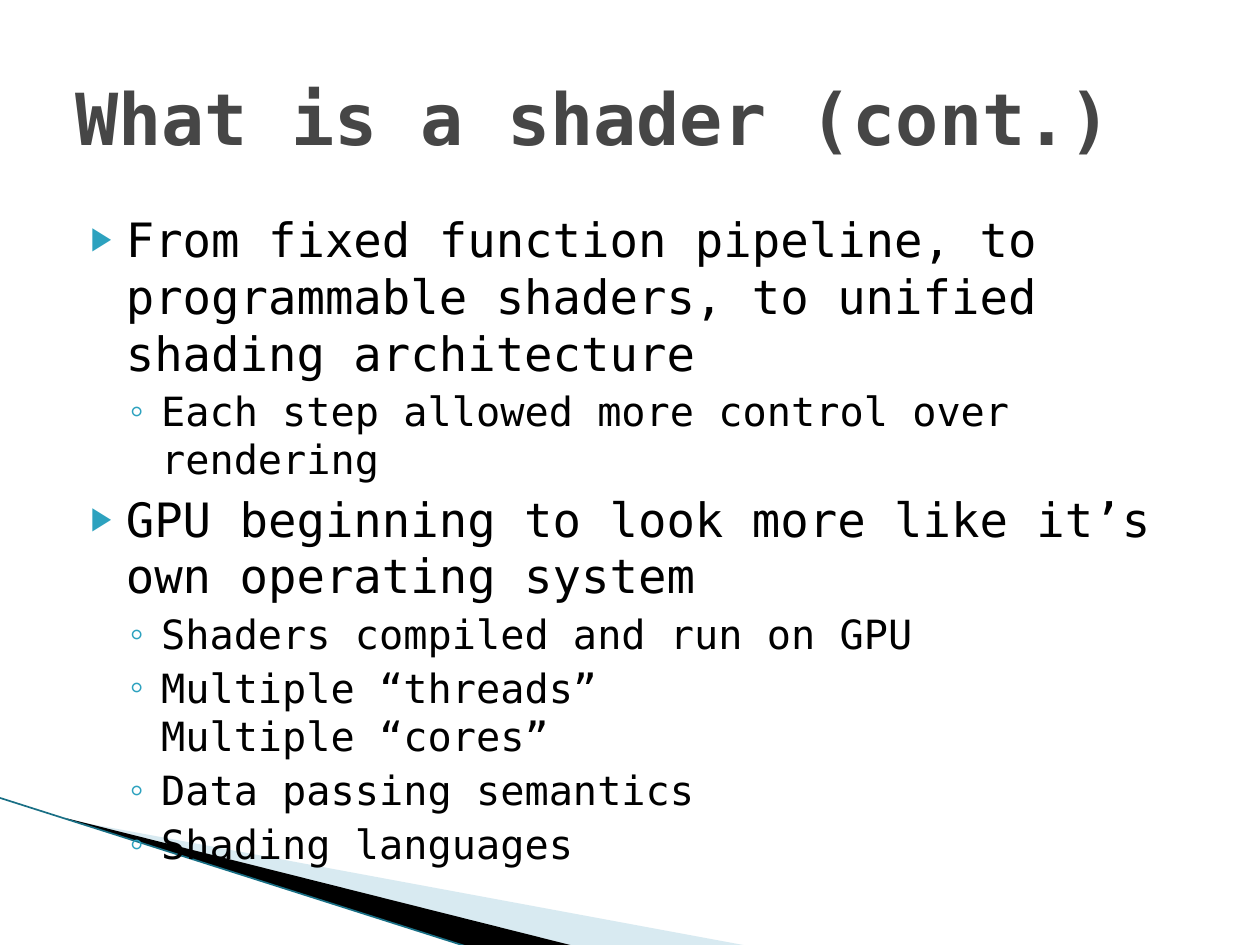
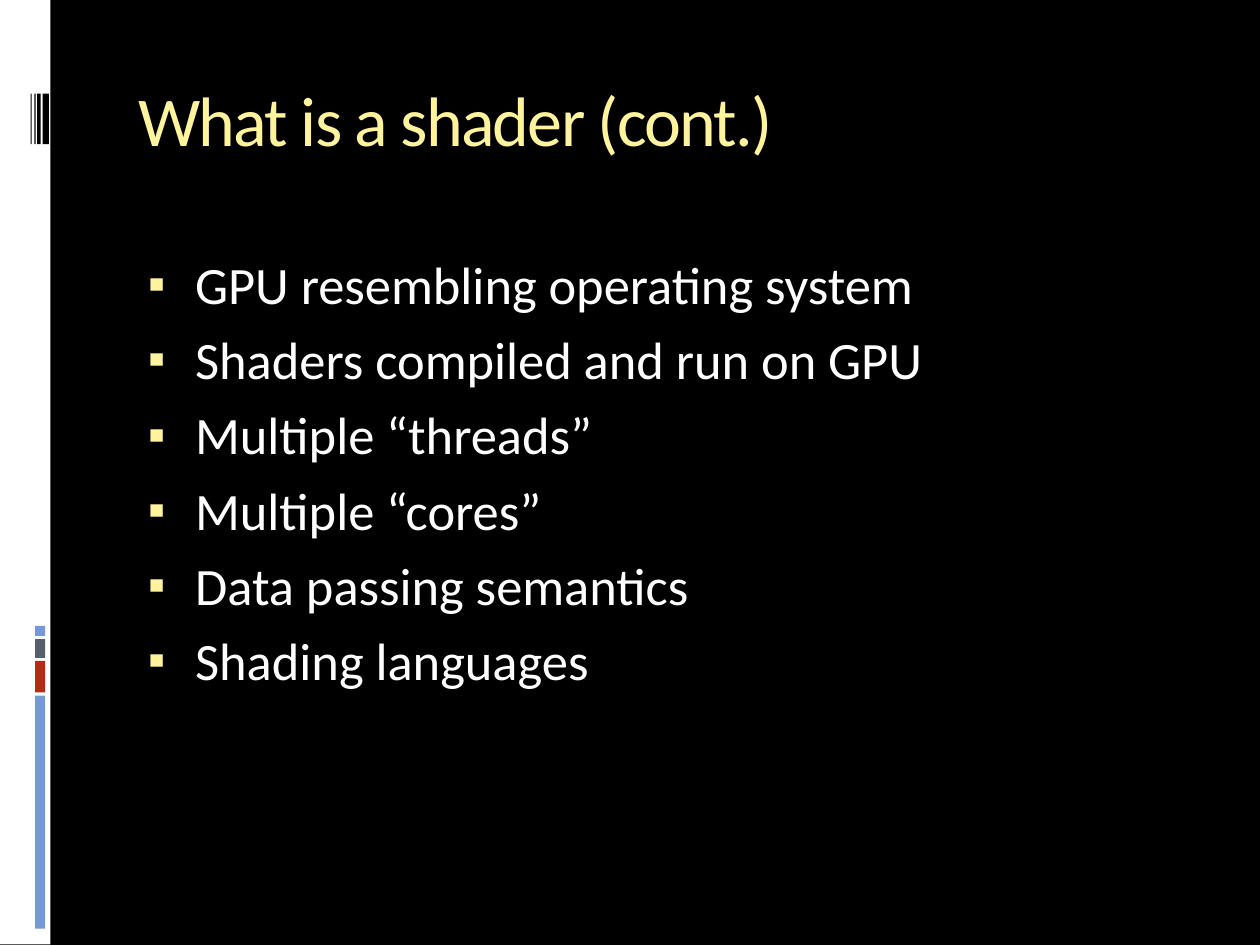
Before and after one commit to stanman8264/cg2f2017cs, a slide deck: slide 9 of CG2F2017CS_Presentation.pptx (slide 7 before the commit). Drawn at 1260x945 pixels with LibreOffice and Linux fonts; fonts in the diff are those of the drawing; background and template pictures are left out. Boxes give left, top, right and bottom in pixels: in the first picture for what was removed or moved away, otherwise in the second. Text is boxed around its words. In the diff, an @@ line names an element or a change of style, - is before the commit and + after.

```diff
--- a/CG2F2017CS_Presentation.pptx
+++ b/CG2F2017CS_Presentation.pptx
@@ background #FFFFFF to #000000 @@
@@ rectangle added at [0,0,50,945], fill #FFFFFF @@
@@ title "What is a shader (cont.)": place and size @@
-title "What is a shader (cont.)" at [75,87,1111,155]
+title "What is a shader (cont.)" at [138,95,773,156]
@@ title "What is a shader (cont.)" at [138,95,773,156]: size 41 to 40 pt, font DejaVu Sans Mono to Calibri, text colour #464646 to #FFF39D, letter spacing 0 to -1 pt, bold off; vertical alignment middle to top @@
@@ rectangle added at [30,93,32,144], fill #000000 @@
@@ rectangle added at [34,93,35,144], fill #000000 @@
@@ rectangle added at [37,93,40,144], fill #000000 @@
@@ rectangle added at [43,93,49,144], fill #000000 @@
@@ text "GPU resembling operating system": place and size @@
-text "GPU resembling operating system" at [126,220,1150,814]
+text "GPU resembling operating system" at [195,267,922,689]
@@ text at [195,267,913,313]: text changed; size 27 to 30 pt; font DejaVu Sans Mono to Calibri; text colour #000000 to #FFFFFF @@
-▶ From fixed function pipeline, to programmable shaders, to unified shading architecture
-  ◦ Each step allowed more control over rendering
-▶ GPU beginning to look more like it’s own operating system
+▪ GPU resembling operating system
@@ text at [195,342,922,689]: size 23 to 30 pt, font DejaVu Sans Mono to Calibri, text colour #000000 to #FFFFFF in "Shaders compiled and run on GPU", "Data passing semantics", "Shading languages"; bullet ◦ to ▪; list level 2 to 1 in "Shaders compiled and run on ..."; bullet colour #2DA2BF to #FFF39D; list level 2 to 1 in "Data passing semantics"; list level 2 to 1 in "Shading languages" @@
@@ text at [195,416,592,539]: text changed; size 23 to 30 pt; font DejaVu Sans Mono to Calibri; text colour #000000 to #FFFFFF @@
-  ◦ Multiple “threads”
-    Multiple “cores”
+▪ Multiple “threads”
+▪ Multiple “cores”
@@ rectangle added at [35,626,45,636], fill #7598D9 @@
@@ rectangle added at [35,639,45,658], fill #575F6D @@
@@ rectangle added at [35,662,45,693], fill #B32C16 @@
@@ rectangle added at [35,696,45,929], fill #7598D9 @@
@@ line removed from (0, 798) to (467, 945) @@
@@ freeform shape removed at [67,818,576,945] @@
@@ freeform shape removed at [69,819,750,945] @@
```
Also in this commit, not shown: 22 other slides changed, 5 slides added.
